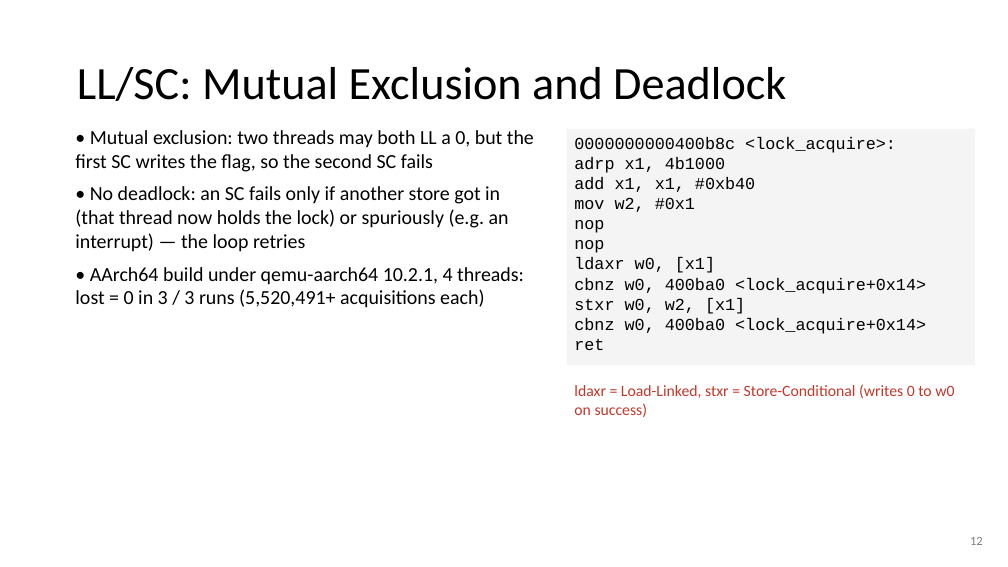
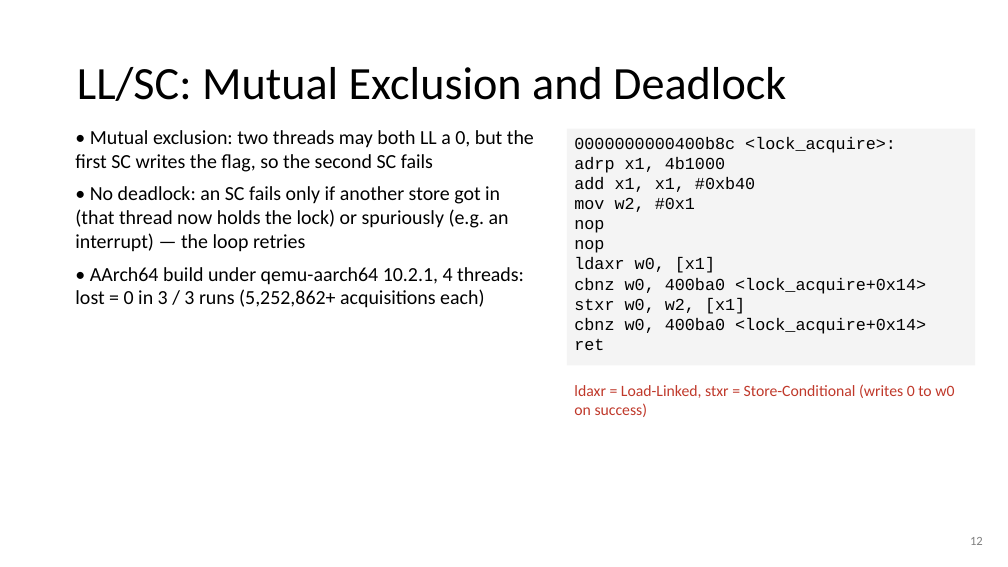
Before and after one commit to Kiatisakk/CPE333-OS, a slide deck: slide 12 of PS08/slides/PS08.pptx. Drawn at 1008x567 pixels with LibreOffice and Linux fonts; fonts in the diff are those of the drawing. Boxes give left, top, right and bottom in pixels: in the first picture for what was removed or moved away, otherwise in the second. Text is boxed around its words. In the diff, an @@ line names an element or a change of style, - is before the commit and + after.

```diff
--- a/PS08/slides/PS08.pptx
+++ b/PS08/slides/PS08.pptx
@@ text at [75, 267, 524, 308]: text changed @@
-• AArch64 build under qemu-aarch64 10.2.1, 4 threads: lost = 0 in 3 / 3 runs (5,520,491+ acquisitions each)
+• AArch64 build under qemu-aarch64 10.2.1, 4 threads: lost = 0 in 3 / 3 runs (5,252,862+ acquisitions each)
```
Also in this commit, not shown: 15 other slides changed, 3 slides added, 2 slides removed, 12 other files.
